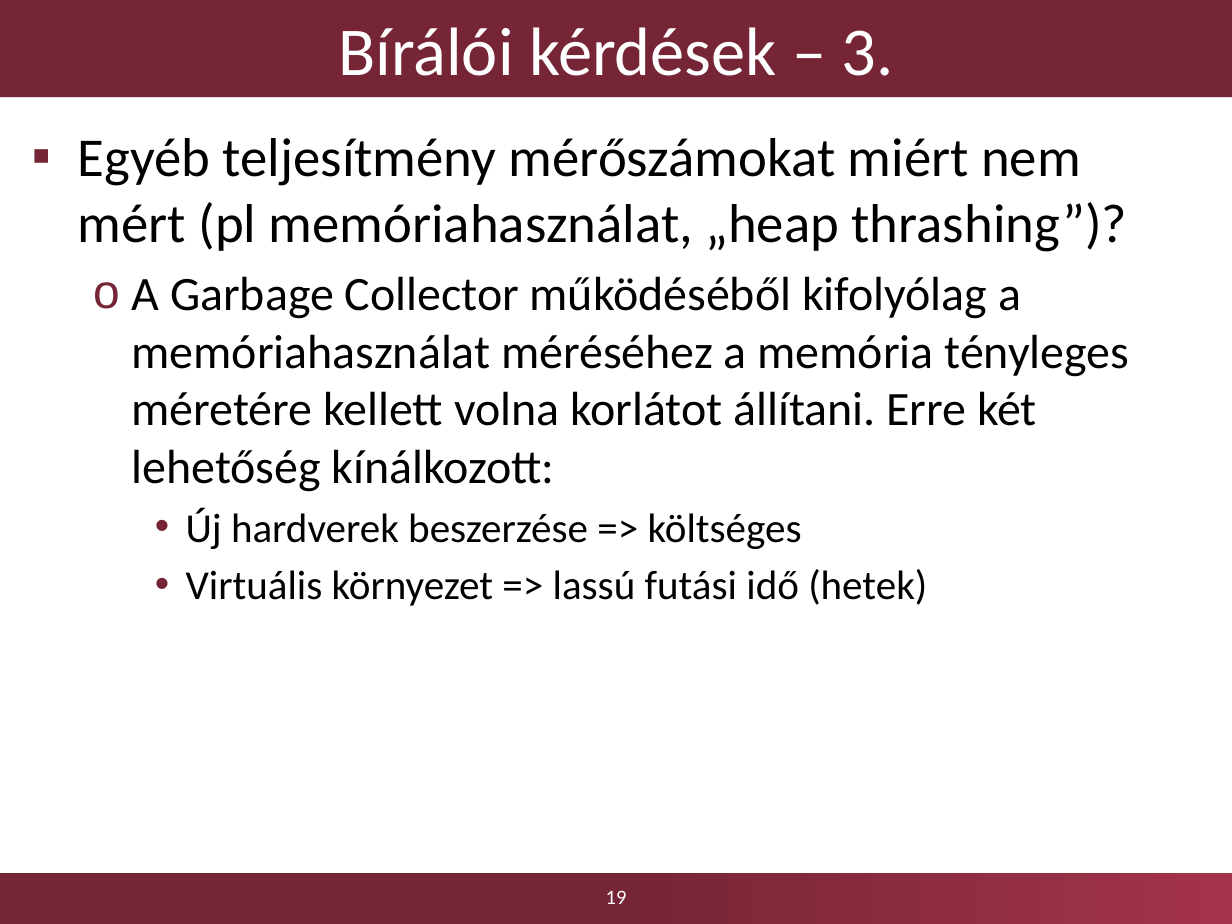
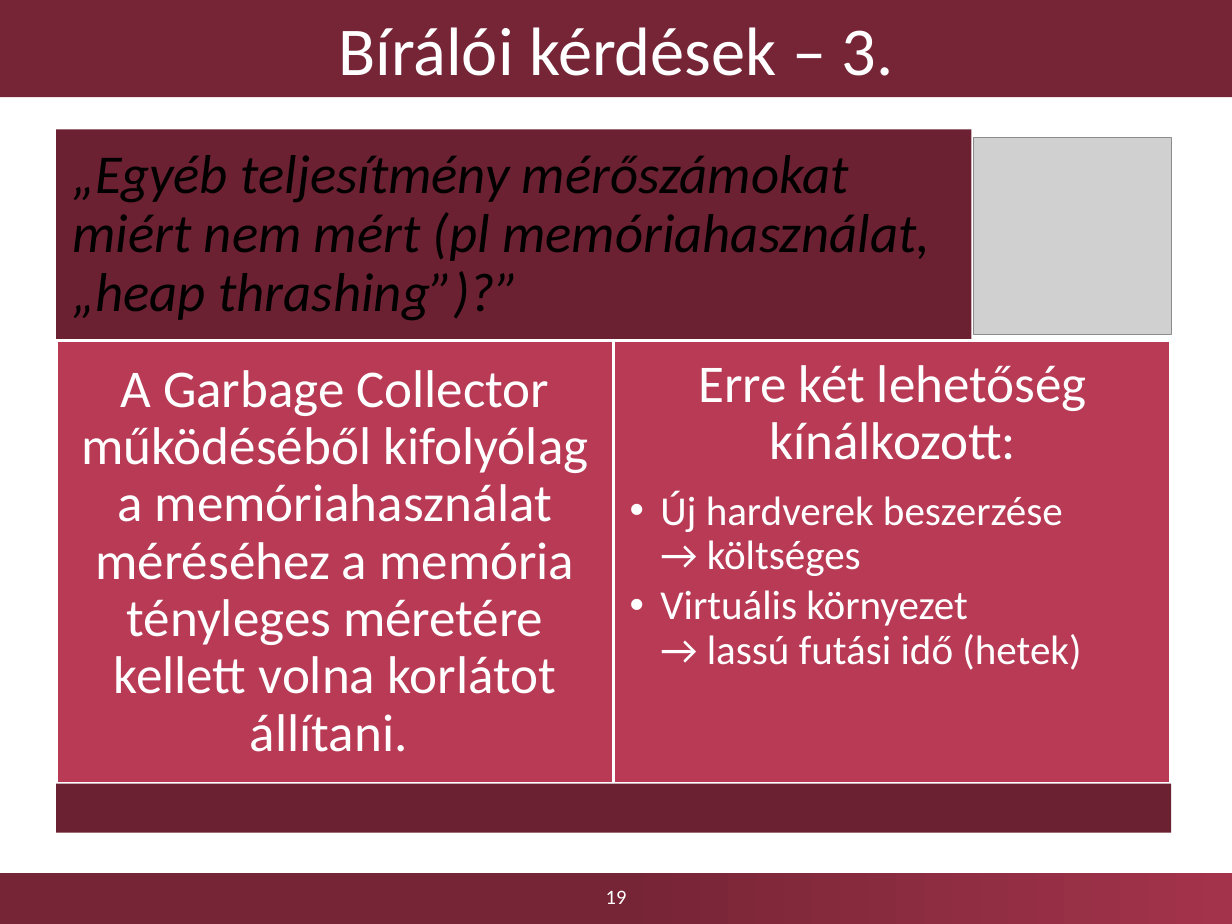
Before and after one commit to Kreestof/szakdolgozat-presentation, a slide deck: slide 19 of Dobosy_Kristof_szakdolgozat_2017_GraphEngine_0.pptx. Drawn at 1232x924 pixels with LibreOffice and Linux fonts; fonts in the diff are those of the drawing; grey boxes stand for pictures; background and template pictures are left out. Boxes give left, top, right and bottom in pixels: in the first picture for what was removed or moved away, otherwise in the second. Text is boxed around its words. In the diff, an @@ line names an element or a change of style, - is before the commit and + after.

```diff
--- a/Dobosy_Kristof_szakdolgozat_2017_GraphEngine_0.pptx
+++ b/Dobosy_Kristof_szakdolgozat_2017_GraphEngine_0.pptx
@@ text removed at (78,138,1130,606) @@
-▪ Egyéb teljesítmény mérőszámokat miért nem mért (pl memóriahasználat, „heap thrashing”)?
-  o A Garbage Collector működéséből kifolyólag a memóriahasználat méréséhez a memória tényleges méretére kellett volna korlátot állítani. Erre két lehetőség kínálkozott:
-    • Új hardverek beszerzése => költséges
-    • Virtuális környezet => lassú futási idő (hetek)
@@ picture added at (973,137,1170,334) @@
@@ group added at (57,129,1172,833): 4 rectangles, 3 texts @@
+„Egyéb teljesítmény mérőszámokat miért nem mért (pl memóriahasználat, „heap thrashing”)?”
+A Garbage Collector működéséből kifolyólag a memóriahasználat méréséhez a memória tényleges méretére kellett volna korlátot állítani.
+Erre két lehetőség kínálkozott:
+  • Új hardverek beszerzése
+    → költséges
+  • Virtuális környezet
+    → lassú futási idő (hetek)
```
Also in this commit, not shown: 11 other slides changed, 2 other files.
